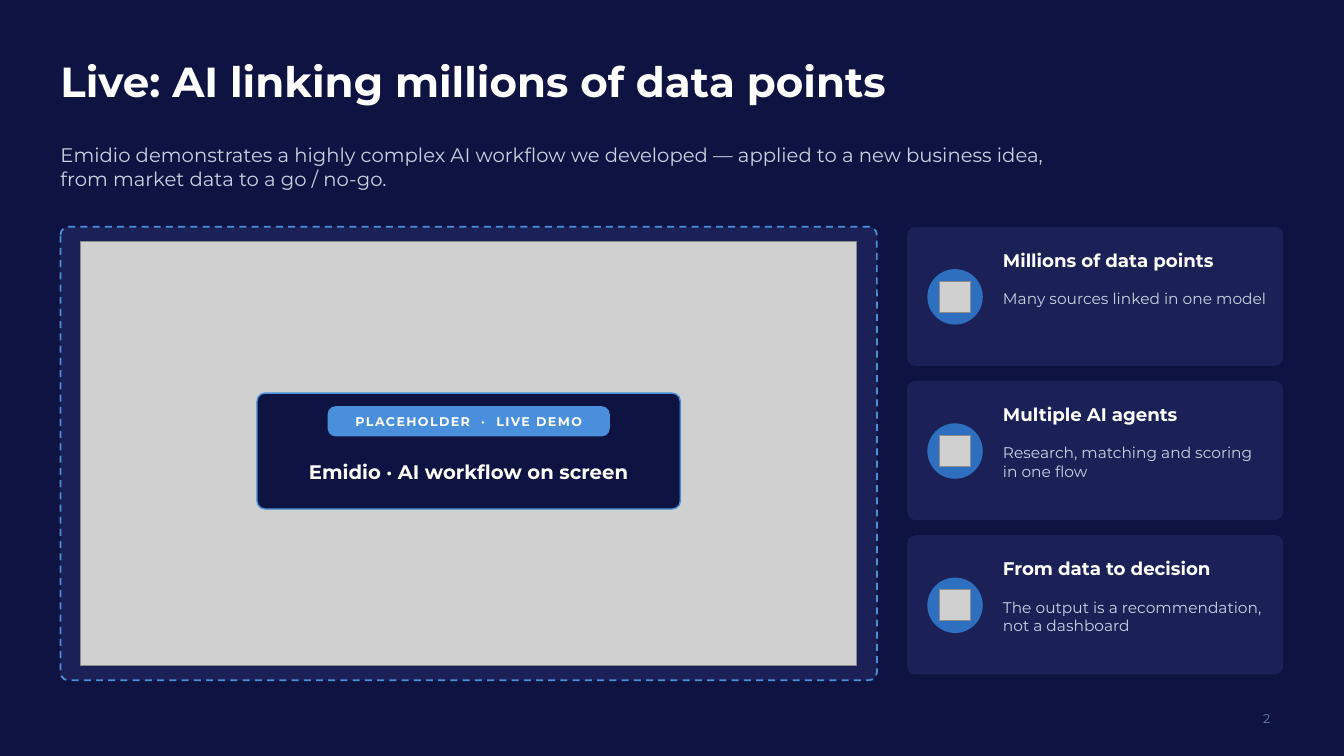
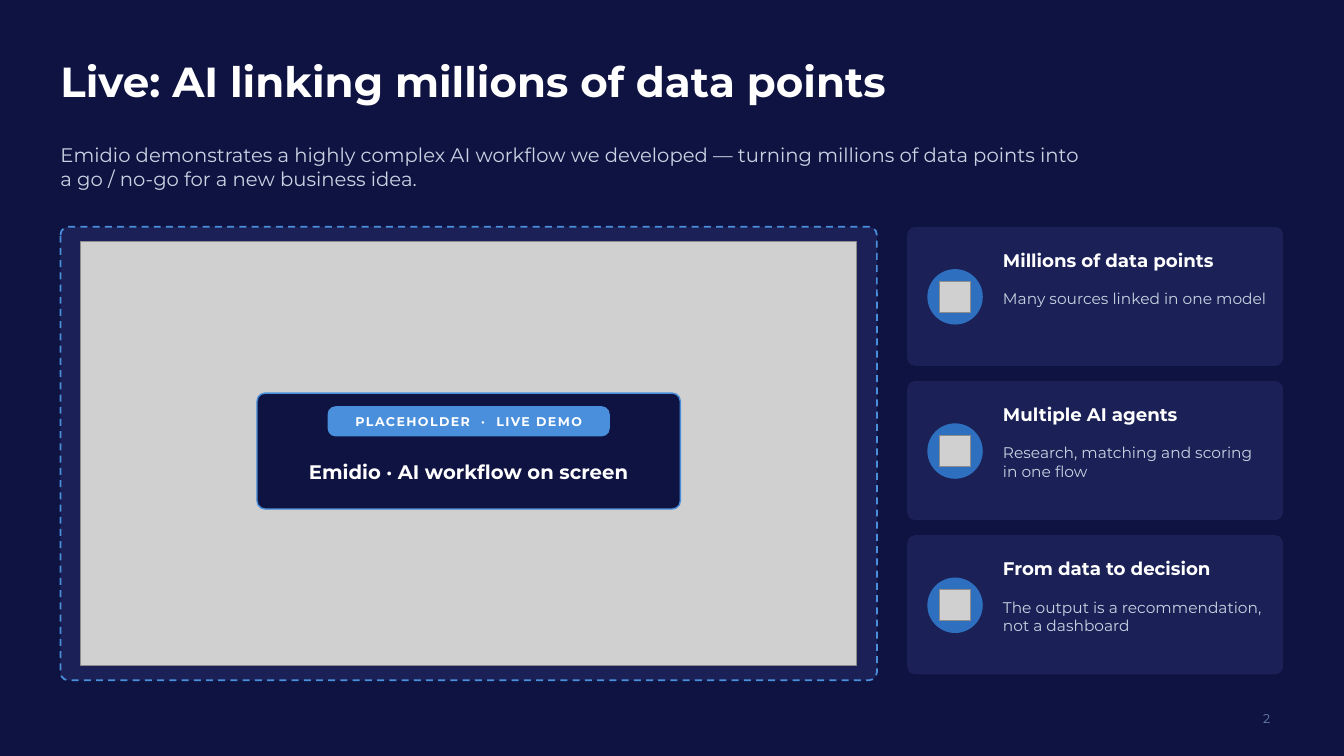
Before and after one commit to elias762/Advisory-board, a slide deck: slide 2 of decks/01_JCU_From_Idea_to_Market.pptx. Drawn at 1344x756 pixels with LibreOffice and Linux fonts; fonts in the diff are those of the drawing; grey boxes stand for pictures; background and template pictures are left out. Boxes give left, top, right and bottom in pixels: in the first picture for what was removed or moved away, otherwise in the second. Text is boxed around its words. In the diff, an @@ line names an element or a change of style, - is before the commit and + after.

```diff
--- a/decks/01_JCU_From_Idea_to_Market.pptx
+++ b/decks/01_JCU_From_Idea_to_Market.pptx
@@ text at (60, 147, 1078, 190): text changed @@
-Emidio demonstrates a highly complex AI workflow we developed — applied to a new business idea, from market data to a go / no-go.
+Emidio demonstrates a highly complex AI workflow we developed — turning millions of data points into a go / no-go for a new business idea.
```
Also in this commit, not shown: 7 other slides changed, 4 slides added, 3 slides removed, 9 other files.
